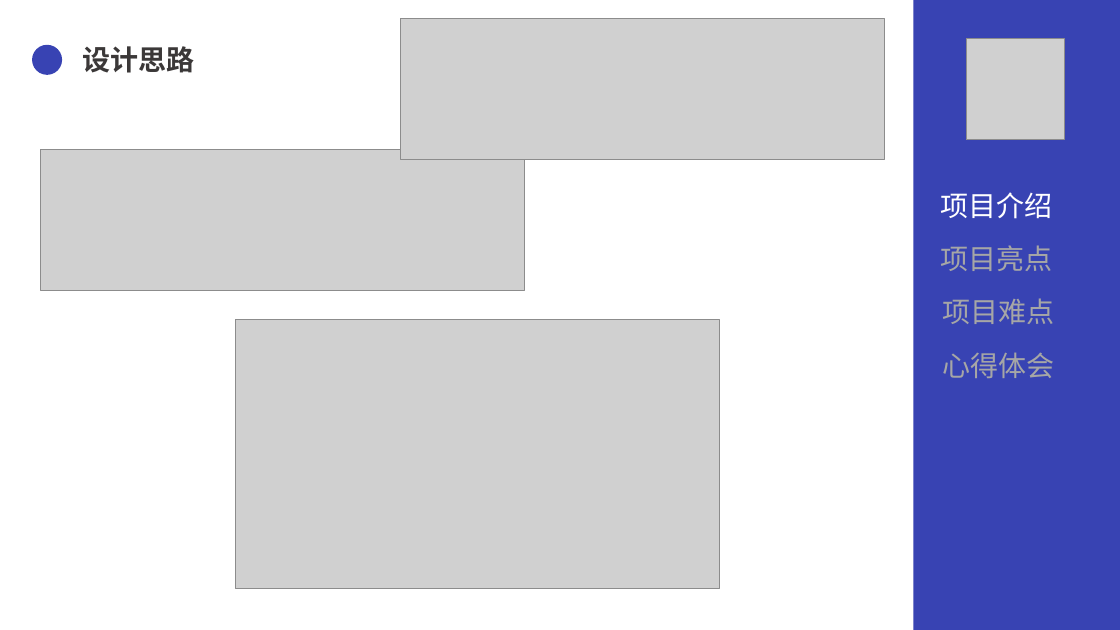
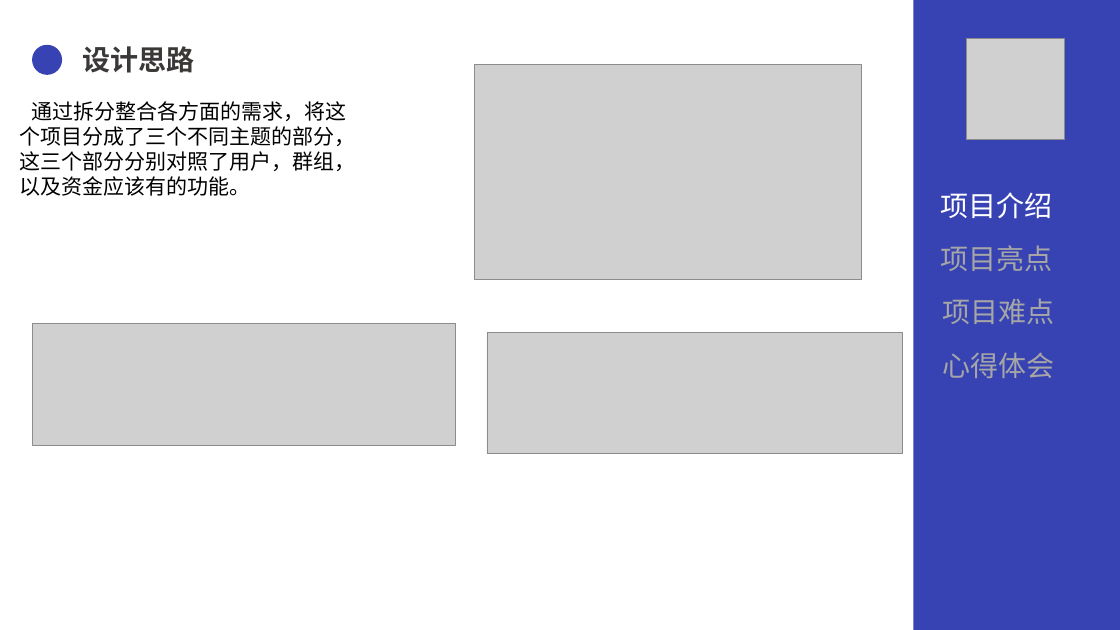
Before and after one commit to lnym123/QG_final, a slide deck: slide 6 of 文档/QG汇报.pptx. Drawn at 1120x630 pixels with LibreOffice and Linux fonts; fonts in the diff are those of the drawing; grey boxes stand for pictures. Boxes give left, top, right and bottom in pixels: in the first picture for what was removed or moved away, otherwise in the second. Text is boxed around its words. In the diff, an @@ line names an element or a change of style, - is before the commit and + after.

```diff
--- a/文档/QG汇报.pptx
+++ b/文档/QG汇报.pptx
@@ picture: place and size @@
-picture at [235, 319, 719, 589]
+picture at [475, 64, 862, 279]
@@ text added at [19, 101, 355, 196], 18 pt, text #000000 @@
+通过拆分整合各方面的需求，将这个项目分成了三个不同主题的部分，这三个部分分别对照了用户，群组，以及资金应该有的功能。
@@ picture: place and size @@
-picture at [400, 19, 884, 160]
+picture at [32, 323, 455, 446]
@@ picture: place and size @@
-picture at [41, 150, 525, 290]
+picture at [487, 333, 903, 454]
```
Also in this commit, not shown: 14 other slides changed, 2 slides added, 1 other file.
